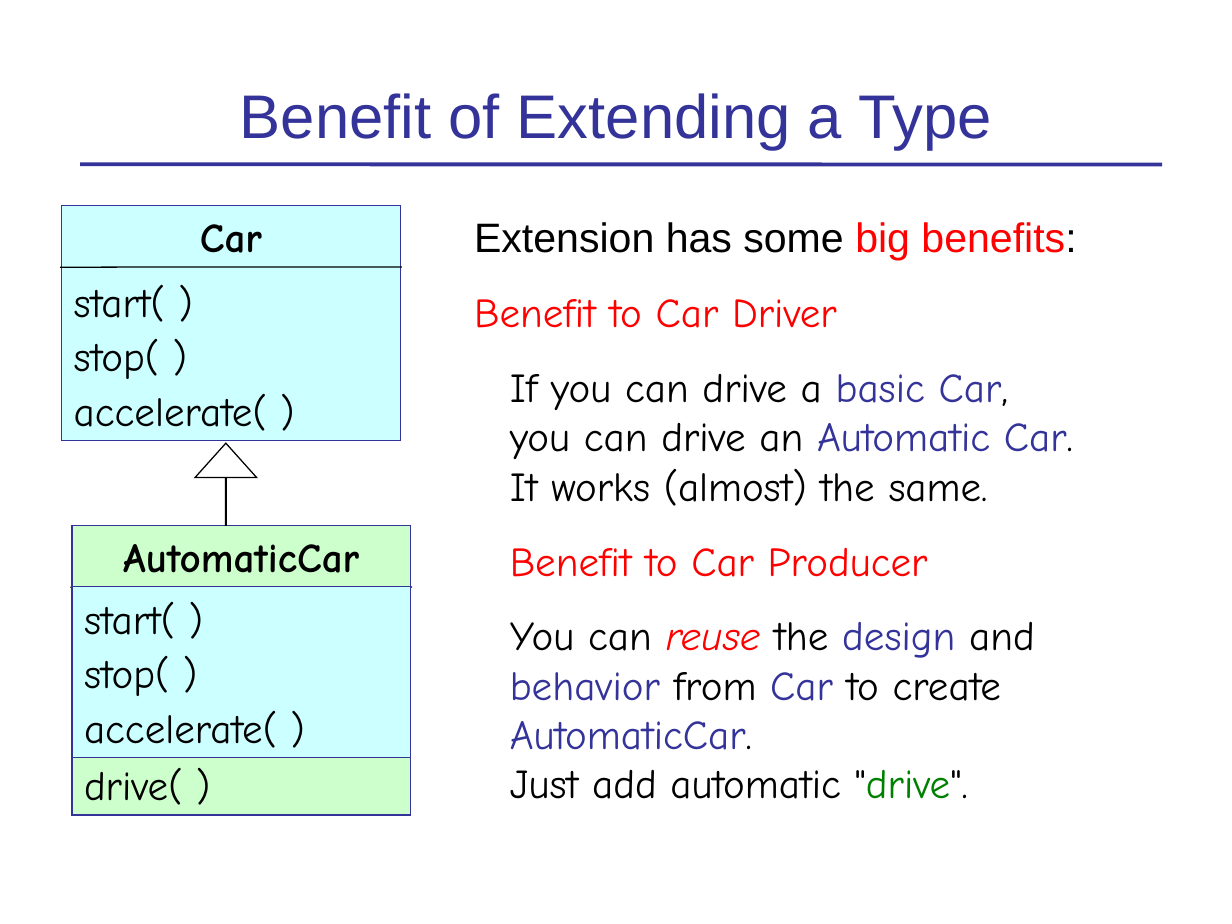
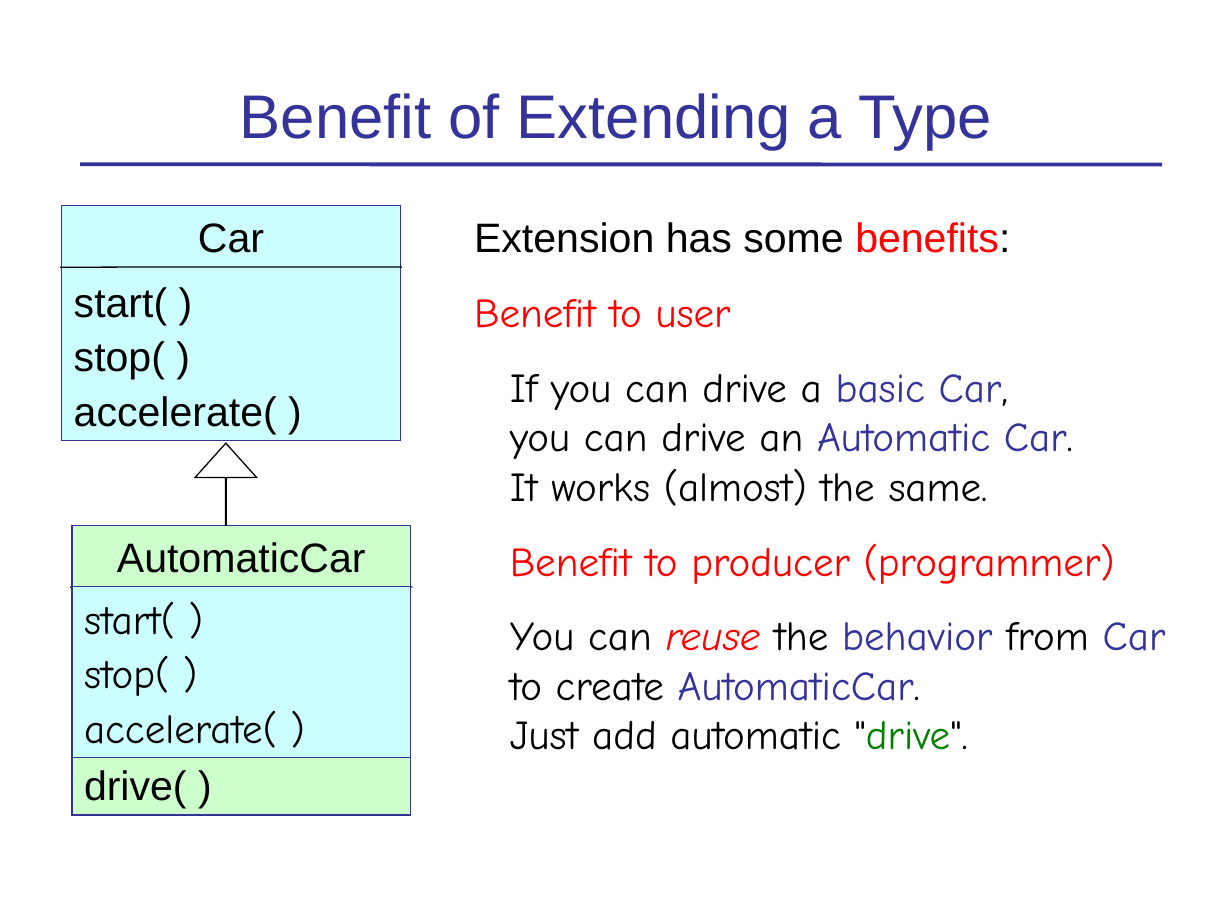
Before and after one commit to skeoop/skeoop.github.io, a slide deck: slide 5 of week4/Inheritance-1-Basics.ppt. Drawn at 1232x924 pixels with LibreOffice and Linux fonts; fonts in the diff are those of the drawing. Boxes give left, top, right and bottom in pixels: in the first picture for what was removed or moved away, otherwise in the second. Text is boxed around its words. In the diff, an @@ line names an element or a change of style, - is before the commit and + after.

```diff
--- a/week4/Inheritance-1-Basics.ppt
+++ b/week4/Inheritance-1-Basics.ppt
@@ rectangle "Car" at (x1=62, y1=206, x2=400, y2=441): font Comic Neue to Arial; bold off in "Car" @@
@@ text at (x1=474, y1=222, x2=1010, y2=328): text changed @@
-Extension has some big benefits:
-Benefit to Car Driver
+Extension has some benefits:
+Benefit to user
@@ rectangle "AutomaticCar" at (x1=71, y1=525, x2=410, y2=814): font Comic Neue to Arial; bold off in "AutomaticCar" @@
@@ text at (x1=510, y1=544, x2=1166, y2=750): text changed @@
-Benefit to Car Producer
-  You can reuse the design and behavior from Car to create AutomaticCar.
-  Just add automatic "drive".
+Benefit to producer (programmer)
+  You can reuse the behavior from Car to create AutomaticCar.
+  Just add automatic "drive".
```
Also in this commit, not shown: 15 other slides changed, 3 other files.
